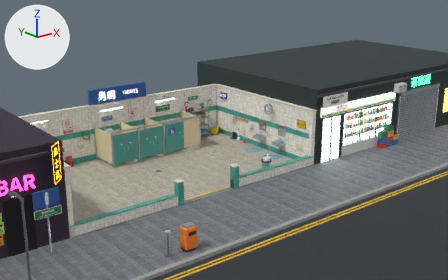
The glTF model models/level_mens.glb: old version first, new version second.
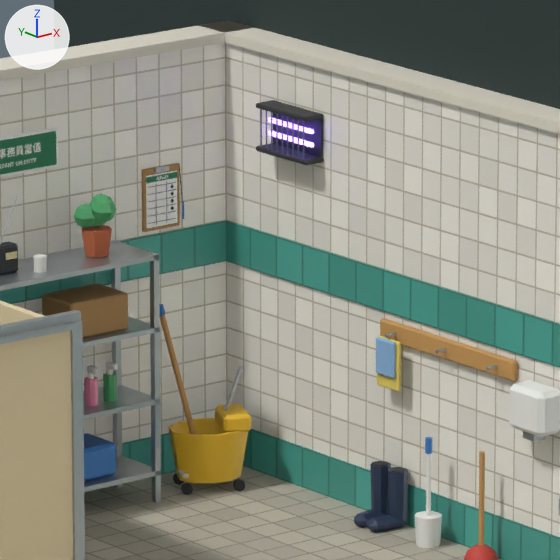
Each version is shown from a 50 mm camera at (-14.41, -22.18, 9.86) aimed at (5.41, 2.6, -0.05), then close up on the part from 43% to 56% of the width and 29% to 51% of the height. Every picture has the same lights, and +X, +Y and +Z are marked at upper left. The older version's two pictures come first. Where no turn or scale is listed for an object, it has been applied to the vertices.

The scene before the commit, as lines of its bpy script (objects in view):
```python
ob_decor = bpy.data.objects.new('decor', me_decor)
ob_decor.location = (0.0, 0.0, 0.0)
ob_home_rag = bpy.data.objects.new('home_rag', me_home_rag)
ob_home_rag.location = (5.85, 2.35, 0.0)
ob_neighbours = bpy.data.objects.new('neighbours', me_neighbours)
ob_neighbours.location = (0.0, 0.0, 0.0)
# also in view: 'supply' at (4.4, 3.78, 1.13); 'home_mop' at (5.47, 3.62, 0.62); 'stall_partitions' at (1.1, 3.11, 0.84); 'walls' at (0.0, 0.49, 1.33); 'home_plunger' at (5.86, 1.45, 0.33)
```
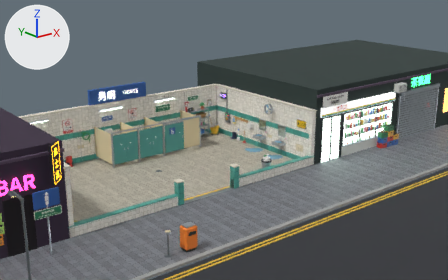
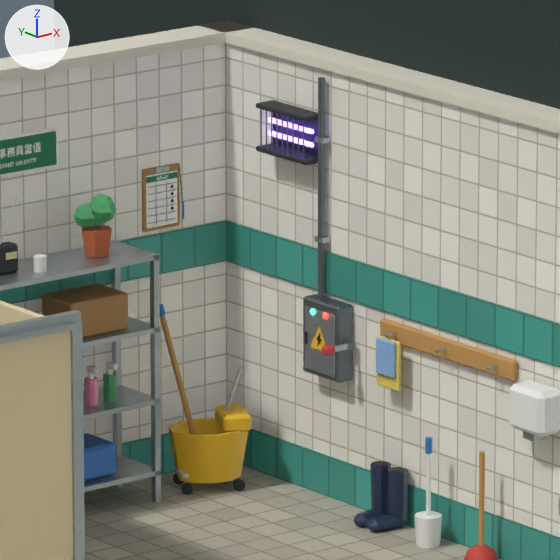
Where the change shows, as pixel boxes (x1, y1, x2, y2) in the close-ups (560 x 560 px):
'fuse_box', added
    after: (303, 77, 353, 383)
    faces in mat_steel_dark (grey #70787d): (303, 77, 353, 383)
    faces in mat_steel (light grey #b7bfc4): (305, 136, 335, 377)
    faces in mat_plastic_yellow (yellow #f2c230): (310, 326, 325, 351)
'fuse_handle', added
    after: (322, 339, 356, 356)

The change, as a list of edits to the scene's bpy script:
```text
Add mat_fuse_on:
    mat_fuse_on = principled_material('fuse_on')
    mat_fuse_on.base_color = (0.0999, 1.0, 0.328)  # green #59ff9b
    mat_fuse_on.roughness = 0.3
    mat_fuse_on.emission_color = (0.0467, 1.0, 0.238)  # green #3dff86
    mat_fuse_on.emission_strength = 5.0
Add mat_fuse_off:
    mat_fuse_off = principled_material('fuse_off')
    mat_fuse_off.base_color = (1.0, 0.102, 0.0595)  # red #ff5a45
    mat_fuse_off.roughness = 0.3
    mat_fuse_off.emission_color = (1.0, 0.0296, 0.0144)  # red #ff3020
    mat_fuse_off.emission_strength = 6.0
Add me_fuse_on:
    me_fuse_on.from_pydata(...)  # a UV sphere (8 segments, 5 rings, poles along z) spanning x -0.1406..-0.1154, y 0.0391..0.0809, z 1.138..1.182
    me_fuse_on.materials.append(mat_fuse_on)  # green #59ff9b, glowing green #3dff86
Add me_fuse_off:
    me_fuse_off.from_pydata(...)  # a UV sphere (8 segments, 5 rings, poles along z) spanning x -0.1406..-0.1154, y -0.0809..-0.0391, z 1.138..1.182
    me_fuse_off.materials.append(mat_fuse_off)  # red #ff5a45, glowing red #ff3020
Add me_fuse_handle:
    me_fuse_handle.from_pydata(...)  # 48 vertices, 84 faces; spans x -0.203..0.032, y -0.039..0.025, z -0.032..0.032
    # faces by material slot: [28, 12, 44]
    me_fuse_handle.materials.append(mat_steel_dark)  # grey #70787d
    me_fuse_handle.materials.append(mat_steel)  # light grey #b7bfc4
    me_fuse_handle.materials.append(mat_plastic_red)  # red #d6453d
Add me_fuse_box:
    me_fuse_box.from_pydata(...)  # 93 vertices, 147 faces; spans x -0.14..0.0, y -0.17..0.17, z 0.77..2.55
    # faces by material slot: [64, 68, 14, 1]
    me_fuse_box.materials.append(mat_steel_dark)  # grey #70787d
    me_fuse_box.materials.append(mat_steel)  # light grey #b7bfc4
    me_fuse_box.materials.append(mat_plastic_black)  # dark grey #2b2d30
    me_fuse_box.materials.append(mat_plastic_yellow)  # yellow #f2c230
Add ob_fuse_on:
    ob_fuse_on = bpy.data.objects.new('fuse_on', me_fuse_on)
    ob_fuse_on.location = (6.0, 2.95, 0.0)
Add ob_fuse_off:
    ob_fuse_off = bpy.data.objects.new('fuse_off', me_fuse_off)
    ob_fuse_off.location = (6.0, 2.95, 0.0)
Add ob_fuse_handle:
    ob_fuse_handle = bpy.data.objects.new('fuse_handle', me_fuse_handle)
    ob_fuse_handle.location = (5.94, 2.755, 1.0)
Add ob_fuse_box:
    ob_fuse_box = bpy.data.objects.new('fuse_box', me_fuse_box)
    ob_fuse_box.location = (6.0, 2.95, 0.0)
```
